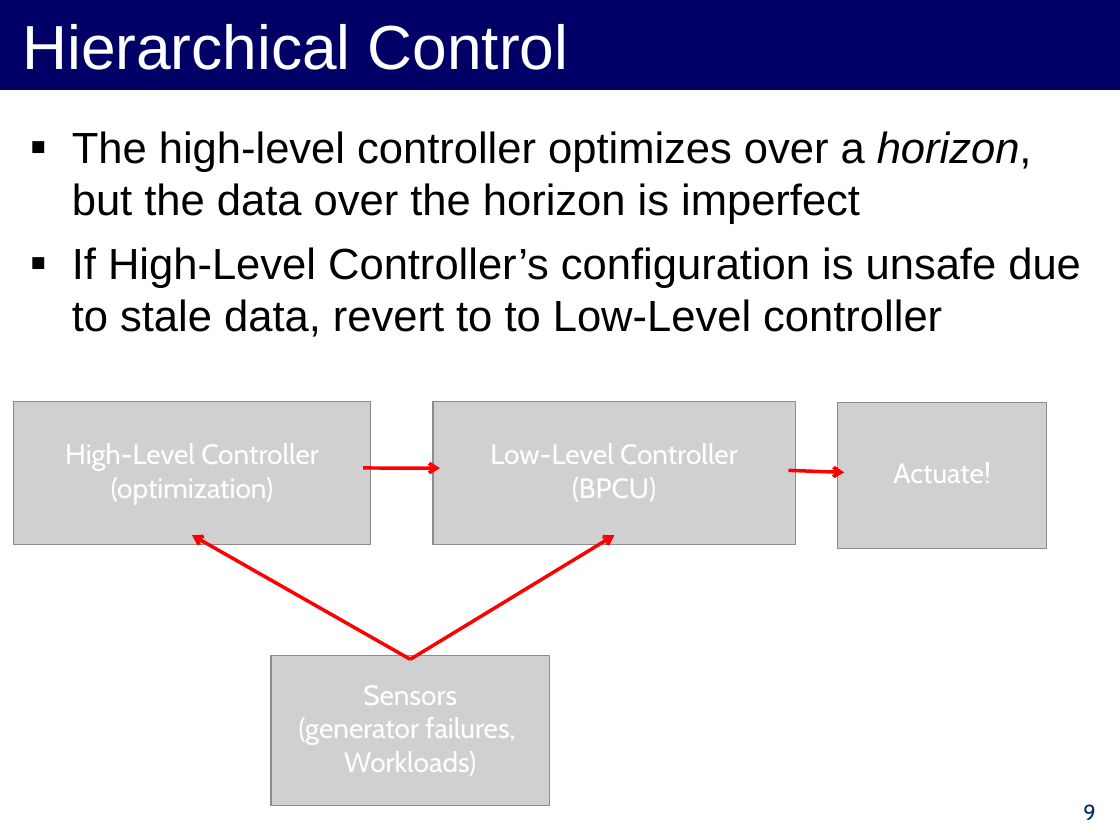
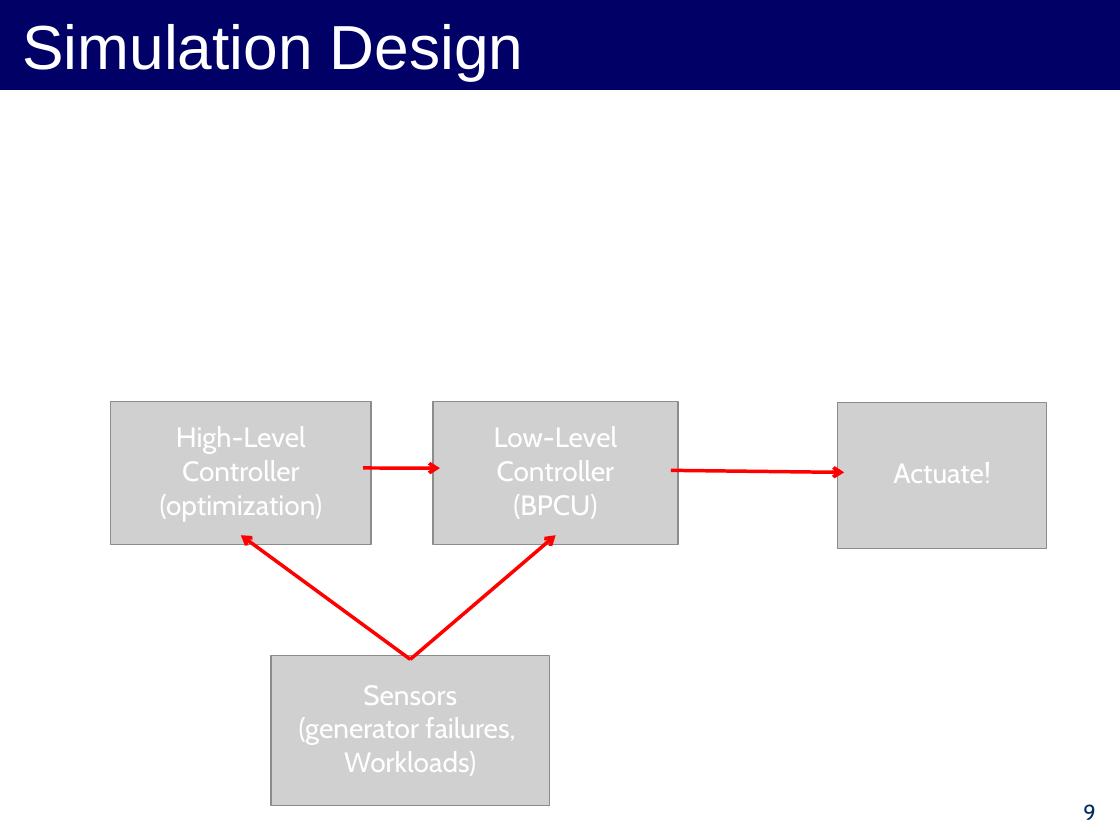
Before and after one commit to forresti/optimal_load_management, a slide deck: slide 9 of project/12-3-12_Presentation.ppt. Drawn at 1120x840 pixels with LibreOffice and Linux fonts; fonts in the diff are those of the drawing; grey boxes stand for pictures. Boxes give left, top, right and bottom in pixels: in the first picture for what was removed or moved away, otherwise in the second. Text is boxed around its words. In the diff, an @@ line names an element or a change of style, - is before the commit and + after.

Commit message:
adding a more detailed diagram of our simulation. (start with high-level diagram, then add details)

```diff
--- a/project/12-3-12_Presentation.ppt
+++ b/project/12-3-12_Presentation.ppt
@@ title at (x1=22, y1=24, x2=524, y2=81): text changed @@
-Hierarchical Control
+Simulation Design
@@ text removed at (x1=72, y1=131, x2=1081, y2=337) @@
-▪ The high-level controller optimizes over a horizon, but the data over the horizon is imperfect
-▪ If High-Level Controller’s configuration is unsafe due to stale data, revert to to Low-Level controller
@@ picture resized from (x1=13, y1=402, x2=371, y2=545) to (x1=111, y1=402, x2=372, y2=545) @@
@@ text "High-Level Controller" rewrapped from (x1=65, y1=443, x2=319, y2=504) to (x1=160, y1=426, x2=322, y2=521) @@
@@ picture resized from (x1=433, y1=402, x2=795, y2=545) to (x1=433, y1=402, x2=679, y2=545) @@
@@ text "Low-Level Controller" rewrapped from (x1=490, y1=443, x2=738, y2=501) to (x1=494, y1=426, x2=618, y2=518) @@
@@ arrow moved from (788, 470) - (844, 473) to (671, 470) - (844, 473) @@
@@ arrow moved from (410, 660) - (192, 535) to (410, 660) - (241, 535) @@
@@ arrow moved from (410, 660) - (614, 535) to (410, 660) - (556, 535) @@
```
Also in this commit, not shown: 2 other slides changed, 1 slide removed.
